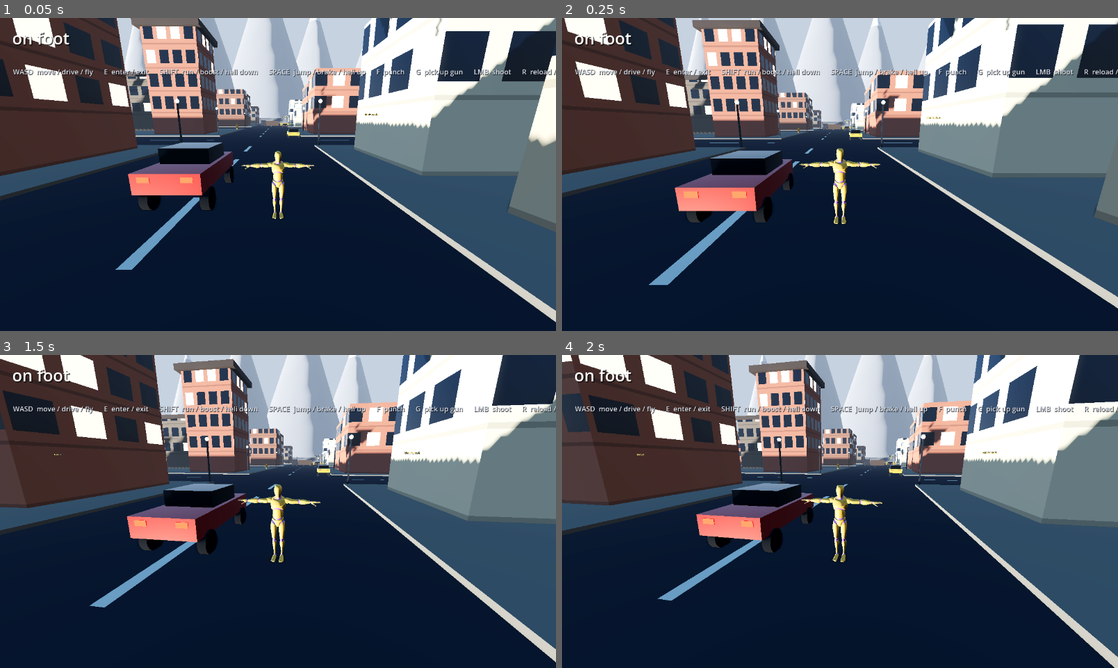
Above: before the commit, frames 1-4 (two rows, left to right).
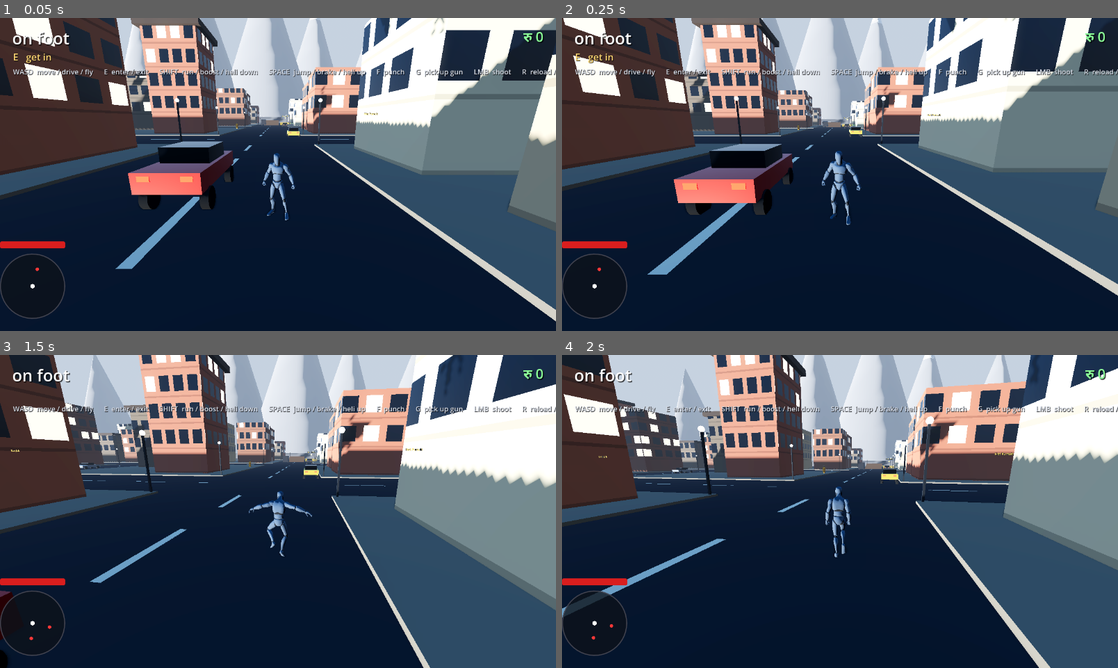
Above: after the commit, the same moments.

Repository: 320ninja/ninja-game
Game: Godot game, scene res://scenes/world.tscn
Same seed, same stepped clock (60 frames per second), same inputs: the game is played once before the commit and once after it.
Inputs (mouse positions are in pixels of both pictures, inside the frame that each line leads up to):
- Up to frame 1 (0.05 s): no input
- Up to frame 2 (0.25 s): no input
- Up to frame 3 (1.5 s): tap Enter at 0.5 s; move the mouse to (305, 511) at 0.52 s; hold Shift 0.53-1.28 s; hold W from 0.53 s (still down); click (305, 511) at 0.67 s; tap Space at 0.77 s; move the mouse to (250, 511) at 1.27 s; tap R at 1.35 s
- Up to frame 4 (2 s): keep holding W; tap Space at 1.52 s

The runs differ from the first frame. In frame 1, 4.4% of the frame differs, in the area x 0-100%, y 0-98%; in frame 2, 16%; in frame 3, 43%, in the area x 0-100%, y 0-100%; in frame 4, 39%.
Error before the commit: Parse Error: Cannot infer the type of "fs" variable because the value doesn't have a set type. (res://scripts/player.gd:42)

Commit message:
Fix parse errors in hud.gd and player.gd after merge
Co-Authored-By: Claude Opus 5.5 <noreply@anthropic.com>
Claude-Session: https://claude.ai/code/session_01Usx4FbbXfJGvz1YutZkTqu

Diff:
--- a/scripts/hud.gd
+++ b/scripts/hud.gd
@@ -237,7 +237,7 @@
 	bar_fill.bg_color = Color(1.0, 0.8, 0.2)
 	bar_fill.set_corner_radius_all(4)
 	_progress.add_theme_stylebox_override("fill", bar_fill)
-	_progress.add_theme_stylebox_override("background", back)
+	_progress.add_theme_stylebox_override("background", _health_bar.get_theme_stylebox("background"))
 	_progress.visible = false
 	add_child(_progress)
 
--- a/scripts/player.gd
+++ b/scripts/player.gd
@@ -39,7 +39,7 @@
 	_anim.play("Idle")
 	_dress()
 	health.died.connect(_on_died)
-	var fs := load("res://scripts/footsteps.gd").new()
+	var fs: Node = load("res://scripts/footsteps.gd").new()
 	add_child(fs)
 
 
Not shown, added: scripts/footsteps.gd.uid
Not shown, added: scripts/radio.gd.uid
